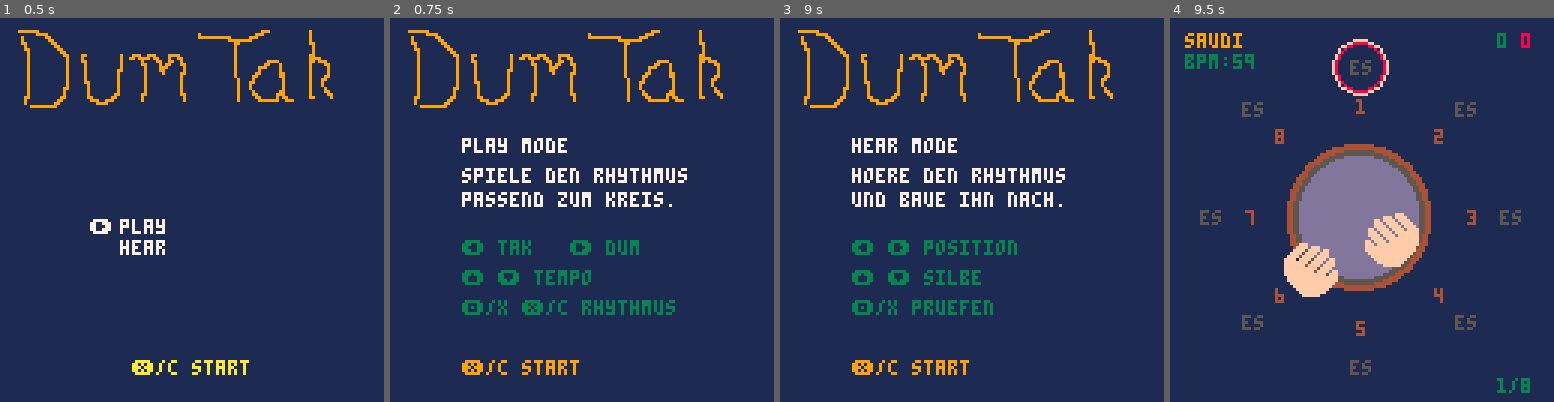
Above: before the commit, frames 1-4 (left to right).
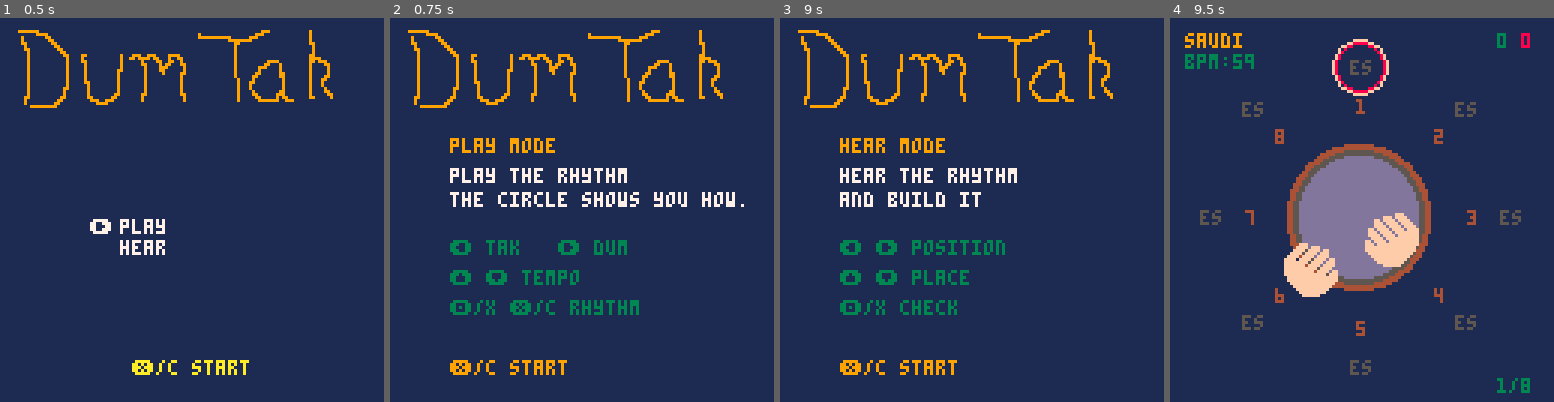
Above: after the commit, the same moments.

Repository: fpiesik/my_pico8-carts
Game: PICO-8 cartridge music/dumtak.p8
The game is run twice, just before and just after one commit, with the same random seed, the same clock (stepped at 60 frames per second) and the same inputs.
Inputs:
- Up to frame 1 (0.5 s): tap X (X key) at 0.33 s
- Up to frame 2 (0.75 s): tap O (Z key) at 0.7 s
- Up to frame 3 (9 s): tap X (X key) at 1.07, 1.85, 2.97, 4.08, 5.2, 6.32, 7.43, 8.55 s; hold Right 1.6-2.1 s; tap O (Z key) every 0.4 s from 1.7 to 8.9 s; hold Up 2.15-2.42 s; hold Right 2.47-3.03 s; hold Left 3.08-3.58 s; hold Down 3.63-3.97 s; hold Right 4.02-4.68 s; hold Up 4.73-5.03 s; hold Left 5.08-5.68 s; hold Down 5.73-6.03 s; hold Right 6.08-6.58 s; hold Right 6.63-7.13 s; hold Up 7.18-7.45 s; hold Right 7.5-8.07 s; hold Left 8.12-8.62 s; hold Down from 8.67 s (still down)
- Up to frame 4 (9.5 s): release Down at 9 s; hold Right from 9.05 s (still down); tap O (Z key) at 9.3 s

Frame 1 is identical in both runs. In frame 2, 5.7% of the frame differs, in the area x 15-93%, y 31-93%; in frame 3, 5.1%; in frame 4, nothing differs.

Commit message:
Update dumtak.p8

Diff:
--- a/music/dumtak.p8
+++ b/music/dumtak.p8
@@ -154,21 +154,21 @@
 	mode="play",
 	draw=function(s)
 		spr(128,0,0,16,4)
-		print(s.mode.." mode",24,40,7)
+		print(s.mode.." mode",20,40,9)
 		if s.mode=="play" then
-			print("spiele den rhythmus",24,50,7)
-			print("passend zum kreis.",24,58,7)
-			print("⬅️ tak   ➡️ dum",24,74,3)
-			print("⬆️ ⬇️ tempo",24,84,3)
-			print("🅾️/x ❎/c rhythmus",24,94,3)
+			print("play the rhythm",20,50,7)
+			print("the circle shows you how.",20,58,7)
+			print("⬅️ tak   ➡️ dum",20,74,3)
+			print("⬆️ ⬇️ tempo",20,84,3)
+			print("🅾️/x ❎/c rhythm",20,94,3)
 		else
-			print("hoere den rhythmus",24,50,7)
-			print("und baue ihn nach.",24,58,7)
-			print("⬅️ ➡️ position",24,74,3)
-			print("⬆️ ⬇️ silbe",24,84,3)
-			print("🅾️/x pruefen",24,94,3)
-		end
-		print("❎/c start",24,114,9)
+			print("hear the rhythm",20,50,7)
+			print("and build it",20,58,7)
+			print("⬅️ ➡️ position",20,74,3)
+			print("⬆️ ⬇️ place",20,84,3)
+			print("🅾️/x check",20,94,3)
+		end
+		print("❎/c start",20,114,9)
 	end,
 	upd=function(s)
 		if btnp(4) then
